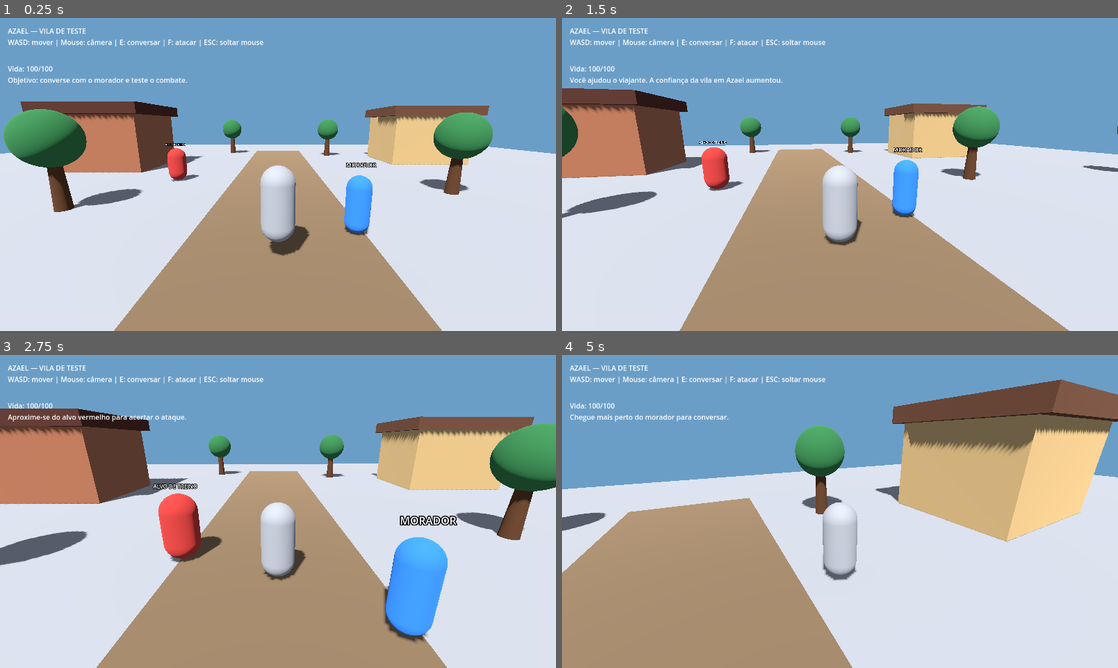
Above: before the commit, frames 1-4 (two rows, left to right).
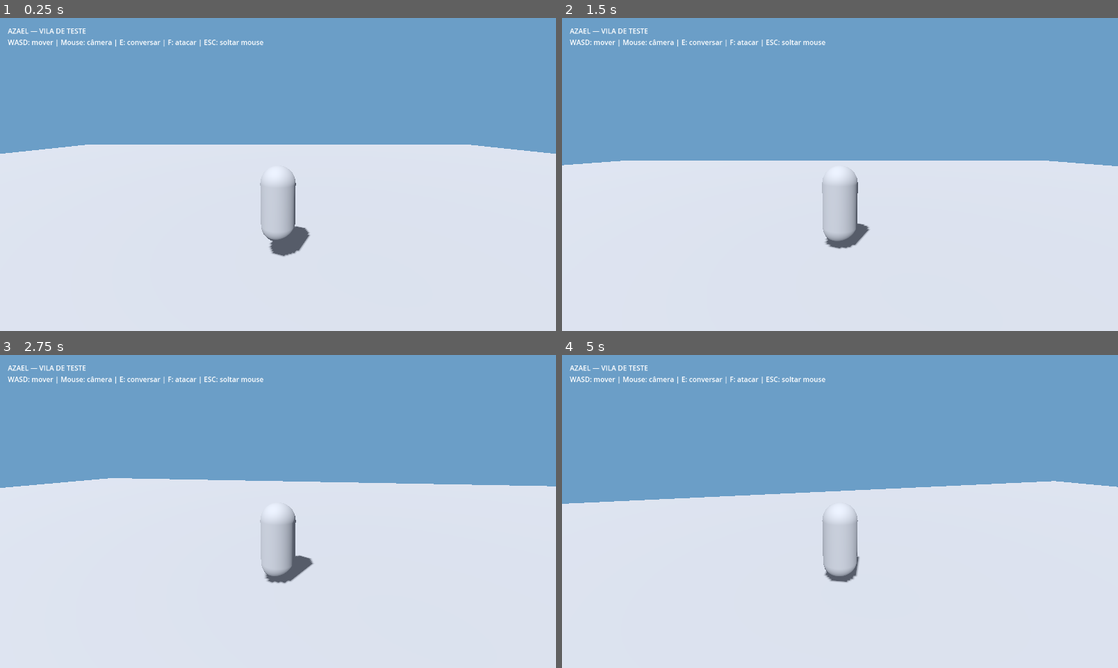
Above: after the commit, the same moments.

Repository: lucasdevweb085-sudo/azael-herdeiro-do-caos
Game: Godot game, scene res://scenes/main/main.tscn
The game is run twice, just before and just after one commit, with the same random seed, the same clock (stepped at 60 frames per second) and the same inputs.
Inputs (mouse positions are in pixels of both pictures, inside the frame that each line leads up to):
- Up to frame 1 (0.25 s): no input
- Up to frame 2 (1.5 s): tap Enter at 0.5 s; move the mouse to (867, 174) at 0.52 s; hold W (move_forward) 0.53-1.25 s; tap E at 0.6 s; click (840, 161) at 1.25 s, where only the run before the commit has a clickable "Ajudar o viajante imediatamen…"
- Up to frame 3 (2.75 s): move the mouse to (250, 511) at 2.02 s; hold W (move_forward) from 2.03 s (still down); tap F at 2.1 s
- Up to frame 4 (5 s): keep holding W (move_forward); move the mouse to (851, 505) at 2.77 s; tap E at 2.85, 4.35 s; move the mouse to (834, 517) at 3.52 s; tap F at 3.6 s; move the mouse to (878, 514) at 4.27 s

The runs differ from the first frame. In frame 1, 31% of the frame differs, in the area x 0-89%, y 15-100%; in frame 2, 36%; in frame 3, 45%, in the area x 0-100%, y 15-100%; in frame 4, 43%.
Error after the commit: Parse Error: Expected end of statement after expression, found "func" instead. (res://scripts/world/demo_village.gd:71)

Commit message:
Melhora arte e desempenho da vila demonstrativa

Diff:
--- a/scripts/world/demo_village.gd
+++ b/scripts/world/demo_village.gd
@@ -26,6 +26,7 @@
     _create_npc()
     _create_enemy()
     _create_interface()
+    GraphicsSettings.apply_recommended()
     _refresh_status("Objetivo: converse com o morador e teste o combate.")
 
 func _unhandled_input(event: InputEvent) -> void:
@@ -42,55 +43,73 @@
         get_viewport().set_input_as_handled()
 
 func _build_village() -> void:
-    _make_visual_box("Estrada", self, Vector3(0, 0.015, -7), Vector3(5, 0.03, 30), Color(0.42, 0.34, 0.25))
-    _make_box("CasaEsquerda", Vector3(-12, 0, -12), Vector3(6, 4, 5), Color(0.55, 0.34, 0.24))
-    _make_visual_box("TelhadoEsquerdo", self, Vector3(-12, 4.1, -12), Vector3(6.8, 0.7, 5.8), Color(0.28, 0.16, 0.13))
-    _make_box("CasaDireita", Vector3(12, 0, -15), Vector3(6, 4, 5), Color(0.67, 0.55, 0.36))
-    _make_visual_box("TelhadoDireito", self, Vector3(12, 4.1, -15), Vector3(6.8, 0.7, 5.8), Color(0.34, 0.22, 0.16))
-    _make_box("Deposito", Vector3(14, 0, 5), Vector3(5, 3.2, 5), Color(0.42, 0.43, 0.37))
-    _make_visual_box("TelhadoDeposito", self, Vector3(14, 3.3, 5), Vector3(5.8, 0.6, 5.8), Color(0.25, 0.28, 0.25))
-
-    _make_tree(Vector3(-8, 0, -3))
-    _make_tree(Vector3(8, 0, -5))
-    _make_tree(Vector3(-17, 0, 6))
-    _make_tree(Vector3(18, 0, -4))
-    _make_tree(Vector3(5, 0, -18))
-    _make_tree(Vector3(-5, 0, -20))
-
-    var well := MeshInstance3D.new()
-    well.name = "PocoDaVila"
-    var well_mesh := CylinderMesh.new()
-    well_mesh.top_radius = 1.0
-    well_mesh.bottom_radius = 1.0
-    well_mesh.height = 0.8
-    well.mesh = well_mesh
-    well.position = Vector3(7, 0.4, 6)
-    well.material_override = _material(Color(0.38, 0.4, 0.42))
-    add_child(well)
-
-func _create_npc() -> void:
+    var ground: MeshInstance3D = get_node("Ground/MeshInstance3D")
+    ground.material_override = _material(Color(0.25, 0.39, 0.23), 1.0)
+
+    _make_visual_box("Estrada", self, Vector3(0, 0.025, -7), Vector3(5.4, 0.05, 30), Color(0.48, 0.36, 0.24))
+    _make_visual_box("TrilhaLateral", self, Vector3(8.5, 0.018, 1), Vector3(2.2, 0.035, 15), Color(0.43, 0.34, 0.24))
+
+    _make_house("CasaDoArtesao", Vector3(-12, 0, -12), Vector3(6, 4, 5), Color(0.69, 0.43, 0.29), Color(0.35, 0.18, 0.15))
+    _make_house("CasaDaEstalagem", Vector3(12, 0, -15), Vector3(6, 4, 5), Color(0.77, 0.65, 0.43), Color(0.34, 0.22, 0.16))
+    _make_house("Deposito", Vector3(14, 0, 5), Vector3(5, 3.2, 5), Color(0.48, 0.49, 0.39), Color(0.25, 0.28, 0.23), false)
+
+    _make_tree(Vector3(-8, 0, -3), 1.0)
+    _make_tree(Vector3(8, 0, -5), 0.9)
+    _make_tree(Vector3(-17, 0, 6), 1.15)
+    _make_tree(Vector3(18, 0, -4), 1.1)
+    _make_tree(Vector3(5, 0, -22), 0.95)
+    _make_tree(Vector3(-5, 0, -22), 1.0)
+    _make_tree(Vector3(22, 0, 11), 1.2)
+    _make_tree(Vector3(-22, 0, -12), 1.15)
+
+    _make_well(Vector3(7, 0, 6))
+    _make_lantern(Vector3(-3.7, 0, -5))
+    _make_lantern(Vector3(3.7, 0, -13))
+    _make_lantern(Vector3(-3.7, 0, -20))
+    _make_fence(Vector3(-19, 0, 1), 5)
+    _make_fence(Vector3(-19, 0, 4), 5)
+    _make_ground_details()func _create_npc() -> void:
     npc = Node3D.new()
     npc.name = "MoradorDaVila"
     npc.position = Vector3(2.3, 0, -1.2)
     add_child(npc)
 
-    var body_mesh := MeshInstance3D.new()
-    var capsule := CapsuleMesh.new()
-    capsule.radius = 0.35
-    capsule.height = 1.7
-    body_mesh.mesh = capsule
-    body_mesh.position.y = 0.85
-    body_mesh.material_override = _material(Color(0.18, 0.43, 0.72))
-    npc.add_child(body_mesh)
+    var body := MeshInstance3D.new()
+    var body_mesh := CapsuleMesh.new()
+    body_mesh.radius = 0.34
+    body_mesh.height = 1.25
+    body.mesh = body_mesh
+    body.position.y = 0.82
+    body.material_override = _material(Color(0.18, 0.39, 0.64))
+    npc.add_child(body)
+
+    var head := MeshInstance3D.new()
+    var head_mesh := SphereMesh.new()
+    head_mesh.radius = 0.25
+    head_mesh.height = 0.5
+    head_mesh.radial_segments = 10
+    head_mesh.rings = 6
+    head.mesh = head_mesh
+    head.position = Vector3(0, 1.58, 0)
+    head.material_override = _material(Color(0.83, 0.62, 0.46))
+    npc.add_child(head)
+
+    var hair := MeshInstance3D.new()
+    var hair_mesh := SphereMesh.new()
+    hair_mesh.radius = 0.26
+    hair_mesh.height = 0.3
+    hair.mesh = hair_mesh
+    hair.position = Vector3(0, 1.76, -0.015)
+    hair.material_override = _material(Color(0.22, 0.14, 0.1))
+    npc.add_child(hair)
 
     var marker := Label3D.new()
     marker.text = "MORADOR"
-    marker.position = Vector3(0, 2.0, 0)
+    marker.position = Vector3(0, 2.15, 0)
     marker.billboard = BaseMaterial3D.BILLBOARD_ENABLED
-    marker.font_size = 32
-    npc.add_child(marker)
-
-func _create_enemy() -> void:
+    marker.font_size = 30
+    marker.modulate = Color(1.0, 0.91, 0.68)
+    npc.add_child(marker)func _create_enemy() -> void:
     var enemy_body := CharacterBody3D.new()
     enemy_body.name = "InimigoDeTreinamento"
     enemy_body.set_script(load("res://scripts/combat/training_enemy.gd"))
@@ -126,12 +145,12 @@
     enemy_body.connect("defeated", Callable(self, "_on_enemy_defeated"))
 
 func _create_interface() -> void:
-    status_label.text = "AZAEL — VILA DE TESTE\nWASD: mover | Mouse: câmera | E: conversar | F: atacar | ESC: soltar mouse"
+    status_label.text = "AZAEL — VILA DE TESTE\nWASD: mover | Mouse: câmera | E: conversar | F: atacar | F7: qualidade"
     status_label.add_theme_font_size_override("font_size", 16)
 
     information_label = Label.new()
     information_label.position = Vector2(18, 105)
-    information_label.size = Vector2(620, 70)
+    information_label.size = Vector2(640, 70)
     information_label.add_theme_font_size_override("font_size", 16)
     information_label.autowrap_mode = TextServer.AUTOWRAP_WORD_SMART
     ui_layer.add_child(information_label)
@@ -164,9 +183,7 @@
 
     options_container = VBoxContainer.new()
     options_container.add_theme_constant_override("separation", 8)
-    layout.add_child(options_container)
-
-func _try_interact() -> void:
+    layout.add_child(options_container)func _try_interact() -> void:
     if not is_instance_valid(npc):
         return
     var distance := Vector2(
@@ -257,9 +274,8 @@
 func _refresh_status(message: String) -> void:
     if information_label == null:
         return
-    information_label.text = "Vida: %d/100\n%s" % [player_health, message]
-
-func _make_box(box_name: String, world_position: Vector3, box_size: Vector3, color: Color) -> void:
+    var quality_name := GraphicsSettings.get_preset_name()
+    information_label.text = "Vida: %d/100 | Qualidade: %s\n%s" % [player_health, quality_name, message]func _make_box(box_name: String, world_position: Vector3, box_size: Vector3, color: Color) -> void:
     var body := StaticBody3D.new()
     body.name = box_name
     body.position = world_position
@@ -280,37 +296,209 @@
     collision.position.y = box_size.y * 0.5
     body.add_child(collision)
 
-func _make_visual_box(node_name: String, parent: Node3D, world_position: Vector3, box_size: Vector3, color: Color) -> void:
+func _make_visual_box(node_name: String, parent: Node3D, world_position: Vector3, box_size: Vector3, color: Color, rotation_value: Vector3 = Vector3.ZERO) -> MeshInstance3D:
     var mesh_instance := MeshInstance3D.new()
     mesh_instance.name = node_name
     var box_mesh := BoxMesh.new()
     box_mesh.size = box_size
     mesh_instance.mesh = box_mesh
     mesh_instance.position = world_position
+    mesh_instance.rotation_degrees = rotation_value
     mesh_instance.material_override = _material(color)
     parent.add_child(mesh_instance)
-
-func _make_tree(world_position: Vector3) -> void:
+    return mesh_instancefunc _make_tree(world_position: Vector3, size_multiplier: float = 1.0) -> void:
     var trunk := MeshInstance3D.new()
     var trunk_mesh := CylinderMesh.new()
-    trunk_mesh.top_radius = 0.18
-    trunk_mesh.bottom_radius = 0.28
-    trunk_mesh.height = 2.2
+    trunk_mesh.top_radius = 0.16 * size_multiplier
+    trunk_mesh.bottom_radius = 0.26 * size_multiplier
+    trunk_mesh.height = 2.0 * size_multiplier
+    trunk_mesh.radial_segments = 7
     trunk.mesh = trunk_mesh
-    trunk.position = world_position + Vector3(0, 1.1, 0)
-    trunk.material_override = _material(Color(0.3, 0.19, 0.12))
+    trunk.position = world_position + Vector3(0, size_multiplier, 0)
+    trunk.material_override = _material(Color(0.31, 0.19, 0.12))
     add_child(trunk)
 
-    var crown := MeshInstance3D.new()
-    var crown_mesh := SphereMesh.new()
-    crown_mesh.radius = 1.0
-    crown_mesh.height = 2.0
-    crown.mesh = crown_mesh
-    crown.position = world_position + Vector3(0, 2.6, 0)
-    crown.material_override = _material(Color(0.18, 0.39, 0.22))
-    add_child(crown)
-
-func _material(color: Color) -> StandardMaterial3D:
+    var canopy_colors := [Color(0.13, 0.34, 0.19), Color(0.17, 0.42, 0.22), Color(0.22, 0.47, 0.26)]
+    for layer in range(3):
+        var canopy := MeshInstance3D.new()
+        var cone := CylinderMesh.new()
+        cone.top_radius = 0.0
+        cone.bottom_radius = (1.15 - layer * 0.22) * size_multiplier
+        cone.height = 1.7 * size_multiplier
+        cone.radial_segments = 7
+        canopy.mesh = cone
+        canopy.position = world_position + Vector3(0, (2.0 + layer * 0.72) * size_multiplier, 0)
+        canopy.material_override = _material(canopy_colors[layer])
+        add_child(canopy)func _material(color: Color, roughness: float = 0.9) -> StandardMaterial3D:
+    var key := color.to_html(true) + "_" + str(roughness)
+    if material_cache.has(key):
+        return material_cache[key] as StandardMaterial3D
+
     var material := StandardMaterial3D.new()
     material.albedo_color = color
+    material.roughness = roughness
+    material_cache[key] = material
     return material
+
+func _make_house(house_name: String, house_position: Vector3, size: Vector3, wall_color: Color, roof_color: Color, add_windows: bool = true) -> void:
+    _make_box(house_name, house_position, size, wall_color)
+    var front_z := house_position.z + size.z * 0.5 + 0.08
+    var roof_y := size.y + 0.5
+    _make_visual_box(house_name + "TelhadoFrente", self, Vector3(house_position.x, roof_y, house_position.z + 1.25), Vector3(size.x + 0.8, 0.34, 3.25), roof_color, Vector3(35, 0, 0))
+    _make_visual_box(house_name + "TelhadoFundo", self, Vector3(house_position.x, roof_y, house_position.z - 1.25), Vector3(size.x + 0.8, 0.34, 3.25), roof_color, Vector3(-35, 0, 0))
+    _make_visual_box(house_name + "Porta", self, Vector3(house_position.x, 1.15, front_z), Vector3(1.15, 2.3, 0.12), Color(0.25, 0.14, 0.09))
+    _make_visual_box(house_name + "MolduraPorta", self, Vector3(house_position.x, 2.35, front_z - 0.015), Vector3(1.45, 0.14, 0.18), Color(0.78, 0.62, 0.38))
+    if add_windows:
+        for side in [-1.0, 1.0]:
+            var window_x := house_position.x + side * 1.85
+            _make_visual_box(house_name + "MolduraJanela", self, Vector3(window_x, 2.25, front_z - 0.02), Vector3(1.25, 1.15, 0.18), Color(0.3, 0.19, 0.12))
+            _make_visual_box(house_name + "VidroJanela", self, Vector3(window_x, 2.25, front_z - 0.13), Vector3(0.98, 0.88, 0.04), Color(0.38, 0.63, 0.73))
+    _make_visual_box(house_name + "Base", self, Vector3(house_position.x, 0.18, house_position.z + size.z * 0.5 + 0.12), Vector3(size.x + 0.15, 0.22, 0.18), Color(0.48, 0.39, 0.29))
+
+func _make_well(world_position: Vector3) -> void:
+    var base := MeshInstance3D.new()
+    var base_mesh := CylinderMesh.new()
+    base_mesh.top_radius = 0.86
+    base_mesh.bottom_radius = 1.0
+    base_mesh.height = 0.75
+    base_mesh.radial_segments = 10
+    base.mesh = base_mesh
+    base.position = world_position + Vector3(0, 0.38, 0)
+    base.material_override = _material(Color(0.42, 0.43, 0.4))
+    add_child(base)
+
+    var rim := MeshInstance3D.new()
+    var rim_mesh := CylinderMesh.new()
+    rim_mesh.top_radius = 0.98
+    rim_mesh.bottom_radius = 0.98
+    rim_mesh.height = 0.16
+    rim_mesh.radial_segments = 10
+    rim.mesh = rim_mesh
+    rim.position = world_position + Vector3(0, 0.82, 0)
+    rim.material_override = _material(Color(0.58, 0.56, 0.48))
+    add_child(rim)
+
+    var water := MeshInstance3D.new()
+    var water_mesh := CylinderMesh.new()
+    water_mesh.top_radius = 0.72
+    water_mesh.bottom_radius = 0.72
+    water_mesh.height = 0.025
+    water_mesh.radial_segments = 10
+    water.mesh = water_mesh
+    water.position = world_position + Vector3(0, 0.88, 0)
+    water.material_override = _material(Color(0.14, 0.36, 0.48), 0.25)
+    add_child(water)
+
+func _make_lantern(world_position: Vector3) -> void:
+    var post := MeshInstance3D.new()
+    var post_mesh := CylinderMesh.new()
+    post_mesh.top_radius = 0.07
+    post_mesh.bottom_radius = 0.11
+    post_mesh.height = 2.25
+    post_mesh.radial_segments = 6
+    post.mesh = post_mesh
+    post.position = world_position + Vector3(0, 1.12, 0)
+    post.material_override = _material(Color(0.25, 0.17, 0.12))
+    add_child(post)
+
+    var cap := MeshInstance3D.new()
+    var cap_mesh := BoxMesh.new()
+    cap_mesh.size = Vector3(0.55, 0.12, 0.55)
+    cap.mesh = cap_mesh
+    cap.position = world_position + Vector3(0, 2.25, 0)
+    cap.material_override = _material(Color(0.2, 0.14, 0.1))
+    add_child(cap)
+
+    var bulb := MeshInstance3D.new()
+    var bulb_mesh := SphereMesh.new()
+    bulb_mesh.radius = 0.16
+    bulb_mesh.height = 0.32
+    bulb.mesh = bulb_mesh
+    bulb.position = world_position + Vector3(0, 1.9, 0)
+    var glow := _material(Color(1.0, 0.72, 0.32), 0.35)
+    glow.emission_enabled = true
+    glow.emission = Color(1.0, 0.46, 0.12)
+    glow.emission_energy_multiplier = 1.15
+    bulb.material_override = glow
+    add_child(bulb)
+
+func _make_fence(world_position: Vector3, length: int) -> void:
+    for index in range(length):
+        var post := MeshInstance3D.new()
+        var post_mesh := BoxMesh.new()
+        post_mesh.size = Vector3(0.16, 0.9, 0.16)
+        post.mesh = post_mesh
+        post.position = world_position + Vector3(index * 1.0, 0.45, 0)
+        post.material_override = _material(Color(0.34, 0.22, 0.14))
+        add_child(post)
+
+    var rail := MeshInstance3D.new()
+    var rail_mesh := BoxMesh.new()
+    rail_mesh.size = Vector3(float(length - 1), 0.14, 0.12)
+    rail.mesh = rail_mesh
+    rail.position = world_position + Vector3((length - 1) * 0.5, 0.65, 0)
+    rail.material_override = _material(Color(0.42, 0.29, 0.18))
+    add_child(rail)
+
+func _make_ground_details() -> void:
+    var rng := RandomNumberGenerator.new()
+    rng.seed = 20261118
+    var grass_transforms: Array[Transform3D] = []
+    var rock_transforms: Array[Transform3D] = []
+    var attempts := 0
+    while grass_transforms.size() < 110 and attempts < 900:
+        attempts += 1
+        var x := rng.randf_range(-28.0, 28.0)
+        var z := rng.randf_range(-27.0, 27.0)
+        if _is_reserved_detail_area(x, z):
+            continue
+        var scale := Vector3(rng.randf_range(0.7, 1.4), rng.randf_range(0.45, 0.85), rng.randf_range(0.7, 1.4))
+        grass_transforms.append(Transform3D(Basis.IDENTITY.scaled(scale), Vector3(x, 0.12, z)))
+
+    attempts = 0
+    while rock_transforms.size() < 32 and attempts < 500:
+        attempts += 1
+        var x := rng.randf_range(-27.0, 27.0)
+        var z := rng.randf_range(-26.0, 26.0)
+        if _is_reserved_detail_area(x, z):
+            continue
+        var scale := Vector3(rng.randf_range(0.18, 0.38), rng.randf_range(0.14, 0.26), rng.randf_range(0.18, 0.38))
+        rock_transforms.append(Transform3D(Basis.IDENTITY.scaled(scale), Vector3(x, scale.y, z)))
+
+    _add_multimesh_detail("GramaInstanciada", _make_low_poly_sphere(0.32, 0.42), grass_transforms, Color(0.35, 0.53, 0.27))
+    _add_multimesh_detail("PedrasInstanciadas", _make_low_poly_sphere(0.42, 0.36), rock_transforms, Color(0.43, 0.43, 0.39))
+
+func _is_reserved_detail_area(x: float, z: float) -> bool:
+    if absf(x) < 3.2 and z > -24.0 and z < 9.0:
+        return true
+    if x > -16.0 and x < -8.0 and z > -16.0 and z < -8.0:
+        return true
+    if x > 8.0 and x < 16.0 and z > -19.0 and z < -11.0:
+        return true
+    if x > 10.0 and x < 18.0 and z > 2.0 and z < 8.0:
+        return true
+    return false
+
+func _make_low_poly_sphere(radius: float, height: float) -> SphereMesh:
+    var mesh := SphereMesh.new()
+    mesh.radius = radius
+    mesh.height = height
+    mesh.radial_segments = 6
+    mesh.rings = 3
+    return mesh
+
+func _add_multimesh_detail(detail_name: String, mesh: Mesh, transforms: Array[Transform3D], color: Color) -> void:
+    var multimesh := MultiMesh.new()
+    multimesh.transform_format = MultiMesh.TRANSFORM_3D
+    multimesh.mesh = mesh
+    multimesh.instance_count = transforms.size()
+    for index in range(transforms.size()):
+        multimesh.set_instance_transform(index, transforms[index])
+
+    var instance := MultiMeshInstance3D.new()
+    instance.name = detail_name
+    instance.multimesh = multimesh
+    instance.material_override = _material(color)
+    instance.cast_shadow = GeometryInstance3D.SHADOW_CASTING_SETTING_OFF
+    instance.add_to_group("optional_detail")
+    add_child(instance)
